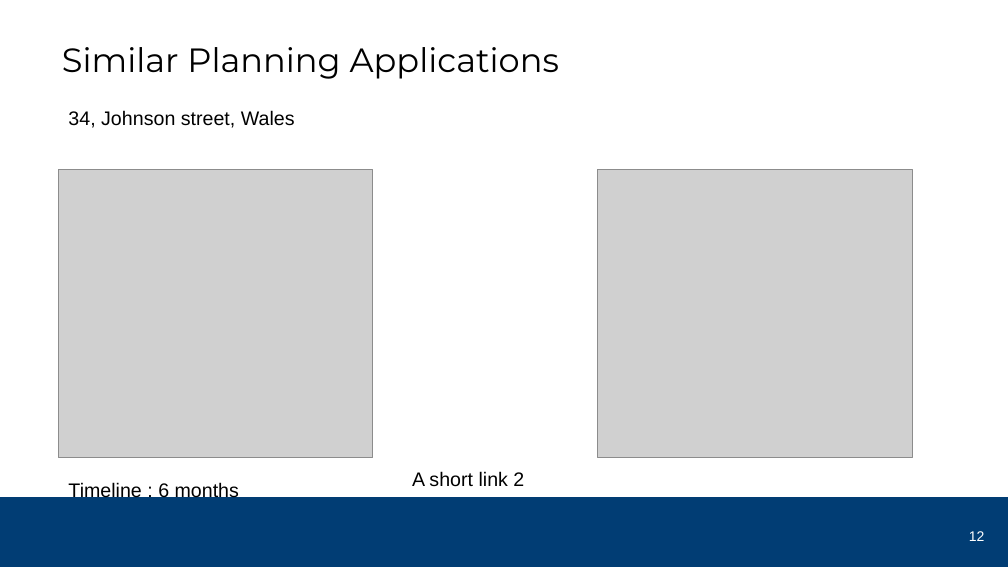
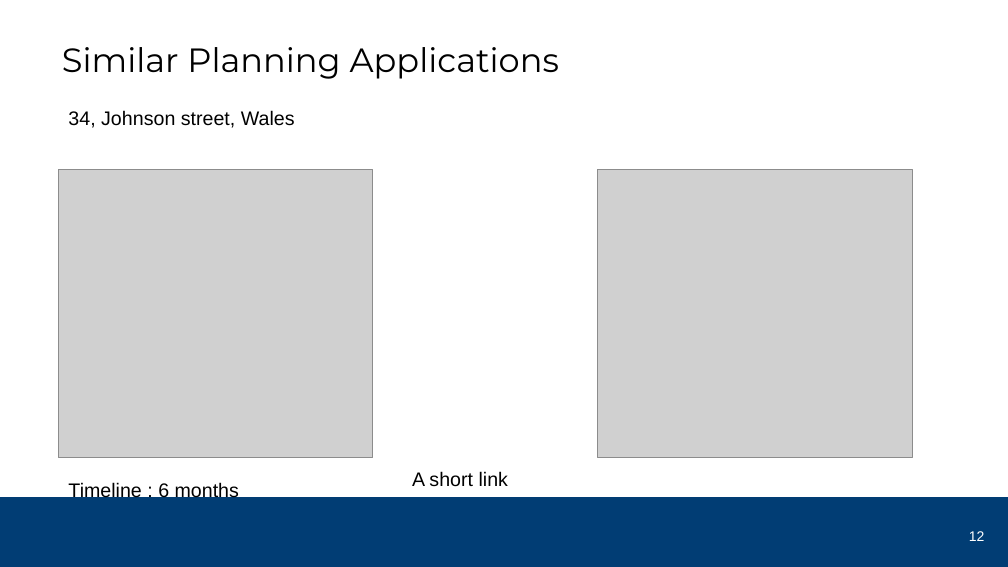
Before and after one commit to DineshBalaS/docGenApp, a slide deck: slide 12 of generated/Joe_Generated.pptx. Drawn at 1008x567 pixels with LibreOffice and Linux fonts; fonts in the diff are those of the drawing; grey boxes stand for pictures; background and template pictures are left out. Boxes give left, top, right and bottom in pixels: in the first picture for what was removed or moved away, otherwise in the second. Text is boxed around its words. In the diff, an @@ line names an element or a change of style, - is before the commit and + after.

```diff
--- a/generated/Joe_Generated.pptx
+++ b/generated/Joe_Generated.pptx
@@ text at (x1=412, y1=471, x2=508, y2=487): text changed @@
-A short link 2
+A short link
```
Also in this commit, not shown: 4 other slides changed, 6 other files.
